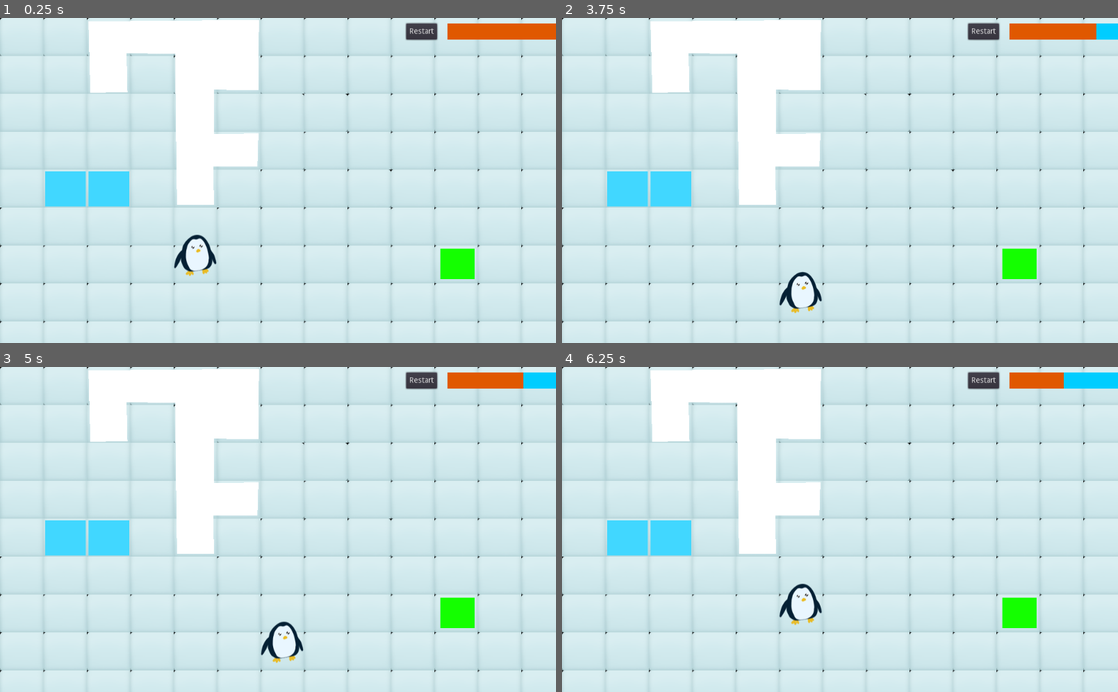
Above: before the commit, frames 1-4 (two rows, left to right).
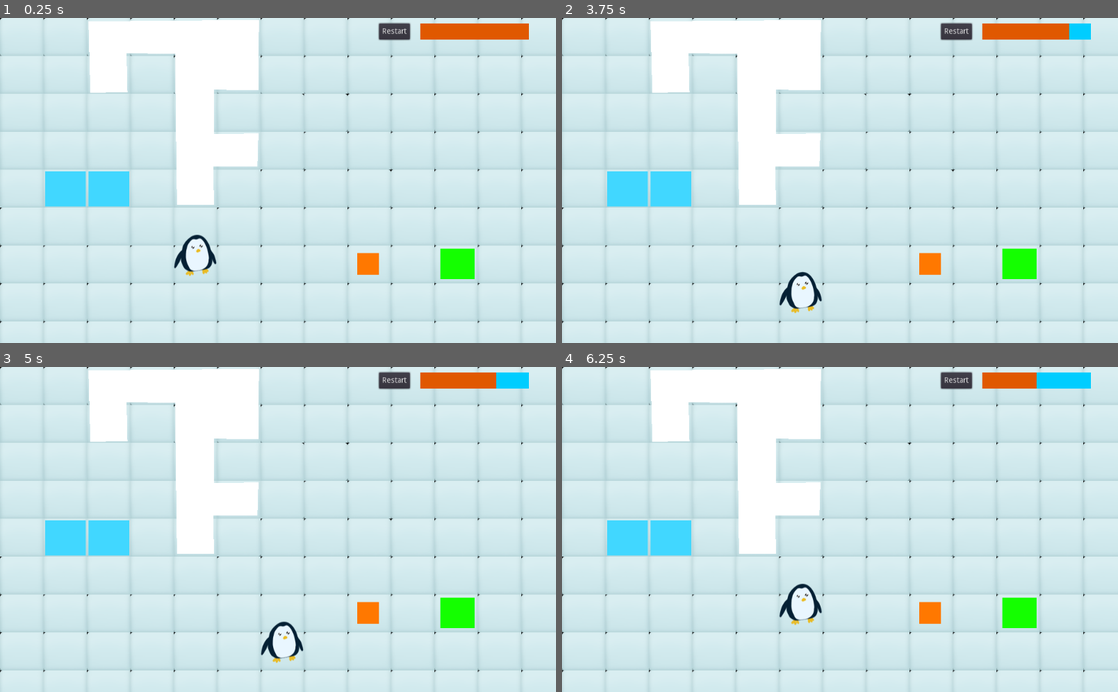
Above: after the commit, the same moments.

Repository: yellowchihuahua/KindredJam5
Game: Godot game, scene res://Levels/Test.tscn
Two runs of this game, one before a commit and one after it. Both use one fixed random seed, a clock stepped at 60 frames per second and the inputs below.
Inputs:
- Up to frame 1 (0.25 s): no input
- Up to frame 2 (3.75 s): click "Restart" at 0.5 s; click "Restart" at 1.25 s; click "Restart" at 2 s; tap Enter at 2.75 s; hold D (move_right) 2.78-3.53 s; tap Space at 3.5 s; hold S (move_down) from 3.53 s (still down)
- Up to frame 3 (5 s): tap Enter at 4.25 s; release S (move_down) at 4.28 s; hold D (move_right) from 4.28 s (still down)
- Up to frame 4 (6.25 s): tap Space at 5 s; release D (move_right) at 5.03 s; hold W (move_up) 5.03-5.78 s; tap Enter at 5.75 s; hold A (move_left) from 5.78 s (still down)

The runs differ from the first frame. In frame 1, 1.2% of the frame differs, in the area x 64-100%, y 1-80%; in frame 2, 1.4%; in frame 3, 1.5%; in frame 4, 1.5%.

Commit message:
add campfires

Diff:
--- a/LevelElements/Characters/Player/Player.gd
+++ b/LevelElements/Characters/Player/Player.gd
@@ -1,6 +1,7 @@
 extends KinematicBody2D
 
-signal moved
+signal moved ()
+signal set_warming(is_warming)
 
 var is_moving = false
 var grid_position:Vector2
@@ -8,6 +9,8 @@
 export var grid_size = Vector2(80, 70)
 
 var can_move = true
+
+var heat_sources = 0
 
 func _ready():
 	connect_signals()
@@ -60,3 +63,13 @@
 
 func on_level_finished():
 	can_move = false
+
+func _on_WarmthCollector_area_entered(area):
+	heat_sources += 1
+	if heat_sources == 1:
+		emit_signal("set_warming", true)
+
+func _on_WarmthCollector_area_exited(area):
+	heat_sources -= 1
+	if heat_sources == 0:
+		emit_signal("set_warming", false)
--- /dev/null
+++ b/LevelElements/Characters/Player/Player.tscn
@@ -0,0 +1,35 @@
+[gd_scene load_steps=5 format=2]
+
+[ext_resource path="res://LevelElements/Characters/Player/Player.gd" type="Script" id=1]
+[ext_resource path="res://LevelElements/SideDetect.tscn" type="PackedScene" id=3]
+[ext_resource path="res://Resources/Penguin.png" type="Texture" id=4]
+
+[sub_resource type="RectangleShape2D" id=1]
+extents = Vector2( 35, 30 )
+
+[node name="Player" type="KinematicBody2D"]
+position = Vector2( 320, 420 )
+collision_layer = 2
+script = ExtResource( 1 )
+
+[node name="CollisionShape2D" type="CollisionShape2D" parent="."]
+position = Vector2( 40, 33 )
+shape = SubResource( 1 )
+
+[node name="SideDetect" parent="." instance=ExtResource( 3 )]
+position = Vector2( 40, 33 )
+
+[node name="Penguin" type="Sprite" parent="."]
+position = Vector2( 50, 29.5017 )
+z_index = 3
+texture = ExtResource( 4 )
+
+[node name="WarmthCollector" type="Area2D" parent="."]
+collision_layer = 0
+collision_mask = 8
+
+[node name="CollisionShape2D2" type="CollisionShape2D" parent="WarmthCollector"]
+position = Vector2( 40, 33 )
+shape = SubResource( 1 )
+[connection signal="area_entered" from="WarmthCollector" to="." method="_on_WarmthCollector_area_entered"]
+[connection signal="area_exited" from="WarmthCollector" to="." method="_on_WarmthCollector_area_exited"]
--- a/LevelElements/LevelManager.gd
+++ b/LevelElements/LevelManager.gd
@@ -4,7 +4,9 @@
 signal out_of_warmth
 signal level_finished
 
-var warmth = 100
+export var max_warmth = 100
+var warmth = max_warmth
+var is_warming = false
 export var player_move_cost = -10
 
 func _ready():
@@ -14,6 +16,7 @@
 
 func connect_signals():
 	var _out = $Player.connect("moved", self, "player_moved")
+	_out = $Player.connect("set_warming", self, "set_player_warming")
 
 func change_warmth(delta):
 	warmth += delta
@@ -22,8 +25,17 @@
 	if warmth <= 0:
 		emit_signal("out_of_warmth")
 
+func set_warmth(val):
+	change_warmth(val - warmth)
+
 func player_moved():
-	change_warmth(player_move_cost)
+	if not is_warming:
+		change_warmth(player_move_cost)
+
+func set_player_warming(is_warming):
+	self.is_warming = is_warming
+	if is_warming:
+		set_warmth(max_warmth)
 
 
 func _on_Exit_body_entered(_body):
--- a/LevelElements/UI/WarmthBar.gd
+++ b/LevelElements/UI/WarmthBar.gd
@@ -12,4 +12,5 @@
 	target_value = val
 
 func _process(delta):
+	print(value)
 	value = lerp(value, target_value, fill_rate)
--- a/Levels/Test.tscn
+++ b/Levels/Test.tscn
@@ -1,38 +1,39 @@
-[gd_scene load_steps=18 format=2]
+[gd_scene load_steps=17 format=2]
 
 [ext_resource path="res://Resources/Tiles/ground_tiles.tres" type="TileSet" id=1]
-[ext_resource path="res://Resources/Penguin.png" type="Texture" id=2]
-[ext_resource path="res://LevelElements/SideDetect.tscn" type="PackedScene" id=3]
-[ext_resource path="res://LevelElements/Characters/Player/Player.gd" type="Script" id=4]
+[ext_resource path="res://LevelElements/Characters/Player/Player.tscn" type="PackedScene" id=2]
 [ext_resource path="res://Misc/ColorPolygon.gd" type="Script" id=5]
 [ext_resource path="res://LevelElements/Cube/Cube.tscn" type="PackedScene" id=6]
 [ext_resource path="res://LevelElements/LevelManager.gd" type="Script" id=7]
 [ext_resource path="res://LevelElements/UI/WarmthBar.gd" type="Script" id=8]
 [ext_resource path="res://LevelElements/UI/Hud.gd" type="Script" id=9]
 
-[sub_resource type="RectangleShape2D" id=1]
-extents = Vector2( 35, 30 )
-
-[sub_resource type="InputEventAction" id=4]
+[sub_resource type="InputEventAction" id=1]
 action = "restart"
 
-[sub_resource type="ShortCut" id=5]
-shortcut = SubResource( 4 )
+[sub_resource type="ShortCut" id=2]
+shortcut = SubResource( 1 )
 
-[sub_resource type="StyleBoxFlat" id=2]
+[sub_resource type="StyleBoxFlat" id=3]
 bg_color = Color( 0.878431, 0.345098, 0, 1 )
 
-[sub_resource type="StyleBoxFlat" id=3]
+[sub_resource type="StyleBoxFlat" id=4]
 bg_color = Color( 0, 0.803922, 1, 1 )
 
-[sub_resource type="InputEventAction" id=7]
+[sub_resource type="InputEventAction" id=5]
 action = "ui_accept"
 
-[sub_resource type="ShortCut" id=8]
-shortcut = SubResource( 7 )
+[sub_resource type="ShortCut" id=6]
+shortcut = SubResource( 5 )
 
-[sub_resource type="RectangleShape2D" id=6]
+[sub_resource type="RectangleShape2D" id=7]
 extents = Vector2( 30.0668, 28.9808 )
+
+[sub_resource type="RectangleShape2D" id=9]
+extents = Vector2( 34.0511, 30.3035 )
+
+[sub_resource type="RectangleShape2D" id=8]
+extents = Vector2( 100, 80 )
 
 [node name="LevelRoot" type="Node2D"]
 script = ExtResource( 7 )
@@ -43,22 +44,7 @@
 format = 1
 tile_data = PoolIntArray( 0, 0, 0, 1, 0, 0, 2, 0, 0, 3, 0, 0, 4, 0, 0, 5, 0, 0, 6, 0, 0, 7, 0, 0, 8, 0, 0, 9, 0, 0, 10, …(1489 unchanged characters)…
 
-[node name="Player" type="KinematicBody2D" parent="."]
-position = Vector2( 320, 420 )
-collision_layer = 2
-script = ExtResource( 4 )
-
-[node name="CollisionShape2D" type="CollisionShape2D" parent="Player"]
-position = Vector2( 40, 33 )
-shape = SubResource( 1 )
-
-[node name="SideDetect" parent="Player" instance=ExtResource( 3 )]
-position = Vector2( 40, 33 )
-
-[node name="Penguin" type="Sprite" parent="Player"]
-position = Vector2( 50, 29.5017 )
-z_index = 3
-texture = ExtResource( 2 )
+[node name="Player" parent="." instance=ExtResource( 2 )]
 
 [node name="TempLevelGeom" type="StaticBody2D" parent="."]
 
@@ -86,7 +72,9 @@
 
 [node name="HBoxContainer" type="HBoxContainer" parent="Hud"]
 anchor_right = 1.0
+margin_left = 50.0
 margin_top = 10.0
+margin_right = -50.0
 margin_bottom = 40.0
 custom_constants/separation = 19
 alignment = 2
@@ -95,19 +83,19 @@
 }
 
 [node name="RestartButton" type="Button" parent="Hud/HBoxContainer"]
-margin_left = 748.0
-margin_right = 805.0
+margin_left = 648.0
+margin_right = 705.0
 margin_bottom = 30.0
-shortcut = SubResource( 5 )
+shortcut = SubResource( 2 )
 text = "Restart"
 
 [node name="WarmthBar" type="ProgressBar" parent="Hud/HBoxContainer"]
-margin_left = 824.0
-margin_right = 1024.0
+margin_left = 724.0
+margin_right = 924.0
 margin_bottom = 30.0
 rect_min_size = Vector2( 200, 30 )
-custom_styles/fg = SubResource( 2 )
-custom_styles/bg = SubResource( 3 )
+custom_styles/fg = SubResource( 3 )
+custom_styles/bg = SubResource( 4 )
 percent_visible = false
 script = ExtResource( 8 )
 __meta__ = {
@@ -177,6 +165,33 @@
 __meta__ = {
 "_edit_use_anchors_": false
 }
+
+[node name="CampFire" type="Node2D" parent="."]
+position = Vector2( 640, 420 )
+
+[node name="StaticBody2D" type="StaticBody2D" parent="CampFire"]
+
+[node name="CollisionShape2D" type="CollisionShape2D" parent="CampFire/StaticBody2D"]
+position = Vector2( 40, 35 )
+shape = SubResource( 9 )
+
+[node name="Area2D" type="Area2D" parent="CampFire"]
+position = Vector2( 40, 35 )
+collision_layer = 8
+collision_mask = 0
+
+[node name="CollisionShape2D" type="CollisionShape2D" parent="CampFire/Area2D"]
+shape = SubResource( 8 )
+
+[node name="ColorRect" type="ColorRect" parent="CampFire"]
+margin_left = 17.6389
+margin_top = 13.8591
+margin_right = 57.6389
+margin_bottom = 53.8591
+color = Color( 1, 0.470588, 0, 1 )
+__meta__ = {
+"_edit_use_anchors_": false
+}
 [connection signal="pressed" from="Hud/HBoxContainer/RestartButton" to="Hud" method="_on_RestartButton_pressed"]
 [connection signal="pressed" from="Hud/LooseLevel/CenterContainer/RestartButton" to="Hud" method="_on_RestartButton_pressed"]
 [connection signal="pressed" from="Hud/LevelFinished/CenterContainer/NextButton" to="." method="_on_NextButton_pressed"]
--- a/project.godot
+++ b/project.godot
@@ -68,6 +68,7 @@
 2d_physics/layer_1="Level"
 2d_physics/layer_2="Player"
 2d_physics/layer_3="Pushable"
+2d_physics/layer_4="Warmth"
 
 [rendering]
 
Not shown: 2 places in Levels/Test.tscn that only renumber resources
